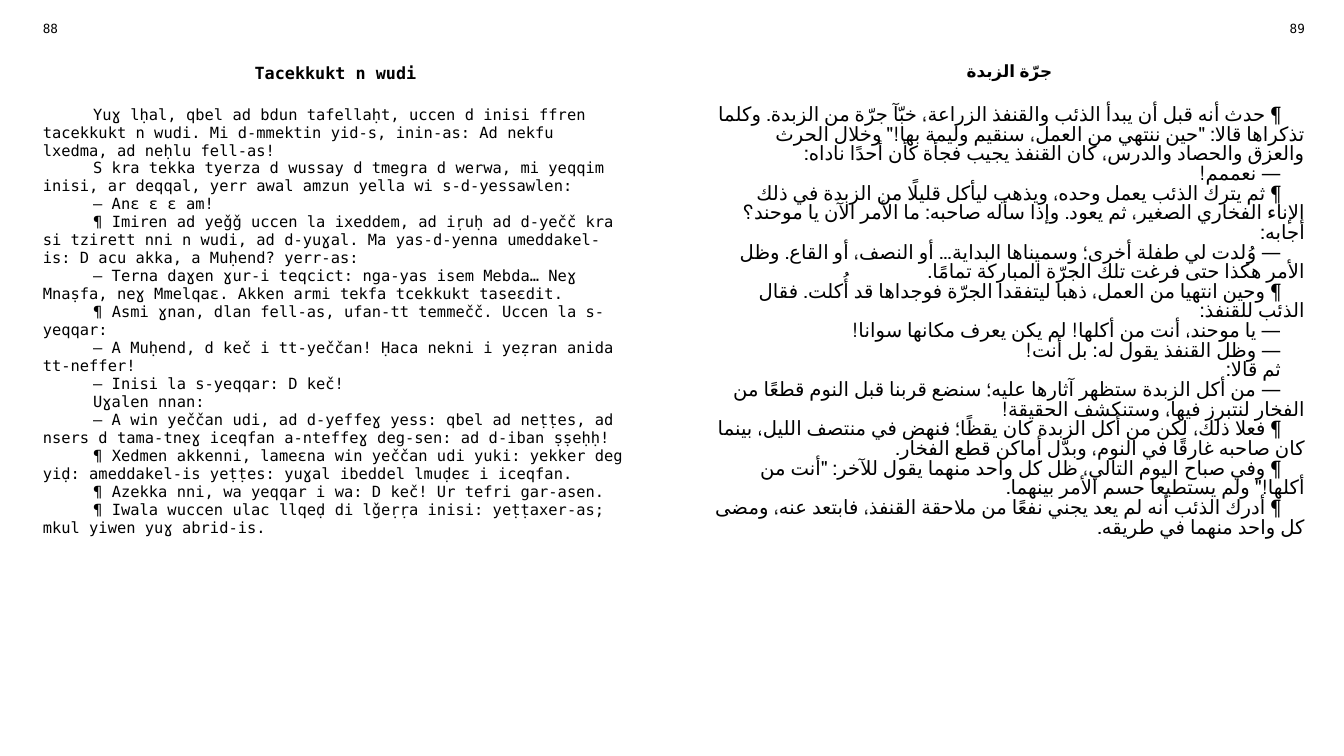
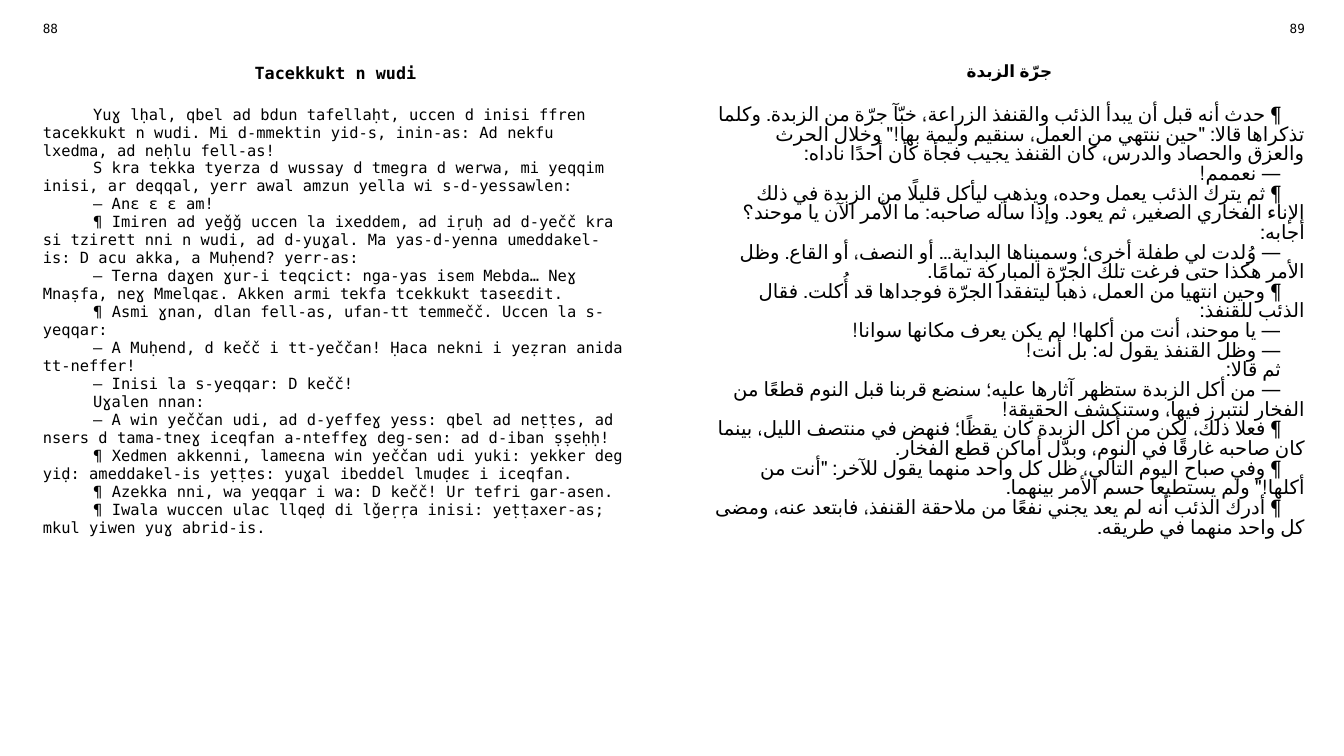
Before and after one commit to sferhah/tamacahut_n_wuccen, a slide deck: slide 42 of Uccen.ConsoleApp/Resources/pptx/uccen.arb.pptx. Drawn at 1344x756 pixels with LibreOffice and Linux fonts; fonts in the diff are those of the drawing. Boxes give left, top, right and bottom in pixels: in the first picture for what was removed or moved away, otherwise in the second. Text is boxed around its words. In the diff, an @@ line names an element or a change of style, - is before the commit and + after.

```diff
--- a/Uccen.ConsoleApp/Resources/pptx/uccen.arb.pptx
+++ b/Uccen.ConsoleApp/Resources/pptx/uccen.arb.pptx
@@ table at (x1=32, y1=16, x2=1315, y2=729) @@
-row 3, column 1: Yuɣ lḥal, qbel ad bdun tafellaḥt, uccen d inisi ffren tacekkukt n wudi. Mi d-mmektin yid-s, inin-as: Ad nekfu lxedma, ad neḥlu fell-as! / S kra tekka tyerza d wussay d tmegra d werwa, mi yeqqim inisi, ar deqqal, yerr awal amzun yella wi s-d-yessawlen: / — Anɛ ɛ ɛ am! / ¶ Imiren ad yeǧǧ uccen la ixeddem, ad iṛuḥ ad d-yečč kra si tzirett nni n wudi, ad d-yuɣal. Ma yas-d-yenna umeddakel-is: D acu akka, a Muḥend? yerr-as: / — Terna daɣen ɣur-i teqcict: nga-yas isem Mebda… Neɣ Mnaṣfa, neɣ Mmelqaɛ. Akken armi tekfa tcekkukt taseɛdit. / ¶ Asmi ɣnan, dlan fell-as, ufan-tt temmečč. Uccen la s-yeqqar: / — A Muḥend, d keč i tt-yeččan! Ḥaca nekni i yeẓran anida tt-neffer! / — Inisi la s-yeqqar: D keč! / Uɣalen nnan: / — A win yeččan udi, ad d-yeffeɣ yess: qbel ad neṭṭes, ad nsers d tama-tneɣ iceqfan a-nteffeɣ deg-sen: ad d-iban ṣṣeḥḥ! / ¶ Xedmen akkenni, lameɛna win yeččan udi yuki: yekker deg yiḍ: ameddakel-is yeṭṭes: yuɣal ibeddel lmuḍeɛ i iceqfan. / ¶ Azekka nni, wa yeqqar i wa: D keč! Ur tefri gar-asen. / ¶ Iwala wuccen ulac llqeḍ di lǧeṛṛa inisi: yeṭṭaxer-as; mkul yiwen yuɣ abrid-is.
+row 3, column 1: Yuɣ lḥal, qbel ad bdun tafellaḥt, uccen d inisi ffren tacekkukt n wudi. Mi d-mmektin yid-s, inin-as: Ad nekfu lxedma, ad neḥlu fell-as! / S kra tekka tyerza d wussay d tmegra d werwa, mi yeqqim inisi, ar deqqal, yerr awal amzun yella wi s-d-yessawlen: / — Anɛ ɛ ɛ am! / ¶ Imiren ad yeǧǧ uccen la ixeddem, ad iṛuḥ ad d-yečč kra si tzirett nni n wudi, ad d-yuɣal. Ma yas-d-yenna umeddakel-is: D acu akka, a Muḥend? yerr-as: / — Terna daɣen ɣur-i teqcict: nga-yas isem Mebda… Neɣ Mnaṣfa, neɣ Mmelqaɛ. Akken armi tekfa tcekkukt taseɛdit. / ¶ Asmi ɣnan, dlan fell-as, ufan-tt temmečč. Uccen la s-yeqqar: / — A Muḥend, d kečč i tt-yeččan! Ḥaca nekni i yeẓran anida tt-neffer! / — Inisi la s-yeqqar: D kečč! / Uɣalen nnan: / — A win yeččan udi, ad d-yeffeɣ yess: qbel ad neṭṭes, ad nsers d tama-tneɣ iceqfan a-nteffeɣ deg-sen: ad d-iban ṣṣeḥḥ! / ¶ Xedmen akkenni, lameɛna win yeččan udi yuki: yekker deg yiḍ: ameddakel-is yeṭṭes: yuɣal ibeddel lmuḍeɛ i iceqfan. / ¶ Azekka nni, wa yeqqar i wa: D kečč! Ur tefri gar-asen. / ¶ Iwala wuccen ulac llqeḍ di lǧeṛṛa inisi: yeṭṭaxer-as; mkul yiwen yuɣ abrid-is.
```
Also in this commit, not shown: 21 other slides changed, 7 other files.
